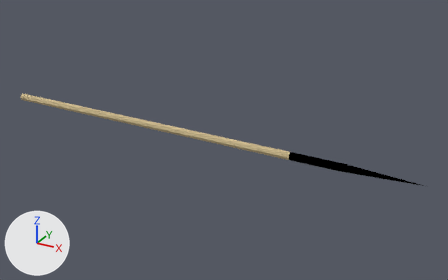
Two versions of the Blender file Assets/Content/Enemy/models/src/spear.blend, one commit apart.
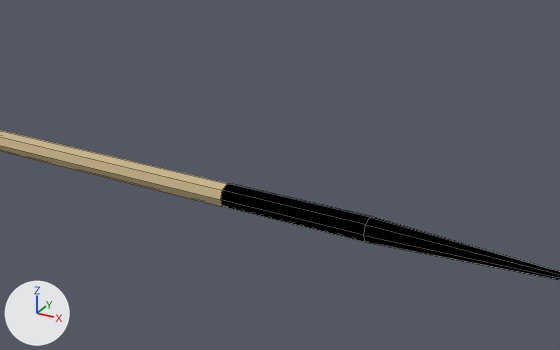
Each version appears first whole from a 50 mm camera at (1.232, -1.804, 0.907) aimed at (0.213, 0.049, -0.019), and next in a close-up from a 50 mm camera at (0.958, -0.703, 0.393) aimed at (0.573, -0.003, 0.043). The lights are fixed; the arrows at lower left show +X, +Y and +Z. The close-ups show mesh edges as thin lines.

The scene before the commit, as lines of its bpy script (objects in view):
```python
mat_body = principled_material('Body')
mat_body.base_color = (0.581, 0.461, 0.247)  # beige #c9b588
mat_body.roughness = 0.75
mat_point = principled_material('Point')
mat_point.base_color = (0.0, 0.0, 0.0)  # black #000000
mat_point.roughness = 1.0
mat_point.specular_ior_level = 0.0
me_cylinder = bpy.data.meshes.new('Cylinder')
me_cylinder.from_pydata(...)  # 25 vertices, 25 faces; spans x -0.02..0.02, y -0.01..0.01, z -0.75..0.96
# faces by material slot: [9, 16]
me_cylinder.materials.append(mat_body)  # beige #c9b588
me_cylinder.materials.append(mat_point)  # black #000000
ob_cylinder = bpy.data.objects.new('Cylinder', me_cylinder)
ob_cylinder.location = (0.0, 0.0, 0.0)
ob_cylinder.rotation_euler = (0.0, 1.571, 0.0)  # degrees (0, 90, 0)
```
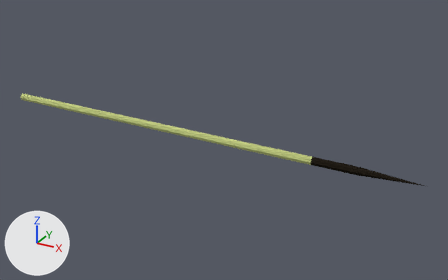
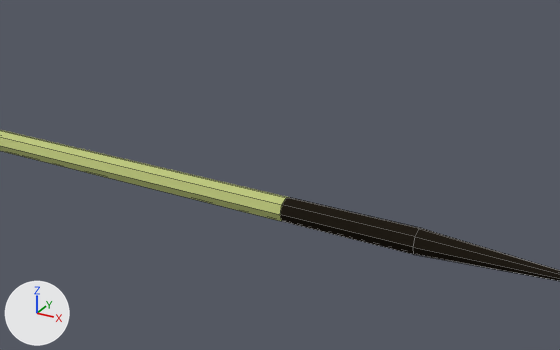
The edits, one by one:
Material 'Body' (mat_body) changes colour from beige #c9b588 to green #bec97b; in linear values from (0.581, 0.461, 0.247) to (0.517, 0.581, 0.197).
Material 'Point' (mat_point) changes colour from black #000000 to black #221d17; in linear values from (0.0, 0.0, 0.0) to (0.016, 0.0125, 0.00852).
me_cylinder has 25 vertices, 25 faces and spans x -0.02..0.02, y -0.01..0.01, z -0.75..0.96.
me_cylinder is used by ob_cylinder; location (0.0, 0.0, 0.0); rotation (0.0, 1.571, 0.0), in degrees (0, 90, 0).
me_cylinder part 1: all 16 vertices in x -0.02..0.02, y -0.01..0.01, z 0.5..0.68 are scaled about their middle by (1, 1, 0.867), then moved by (0.0, 0.0, 0.07).

Where the change shows, as pixel boxes (x1, y1, x2, y2) in the close-ups (560 x 350 px):
'Cylinder', recoloured, reshaped: before (0, 130, 560, 280); after (0, 130, 560, 281)
